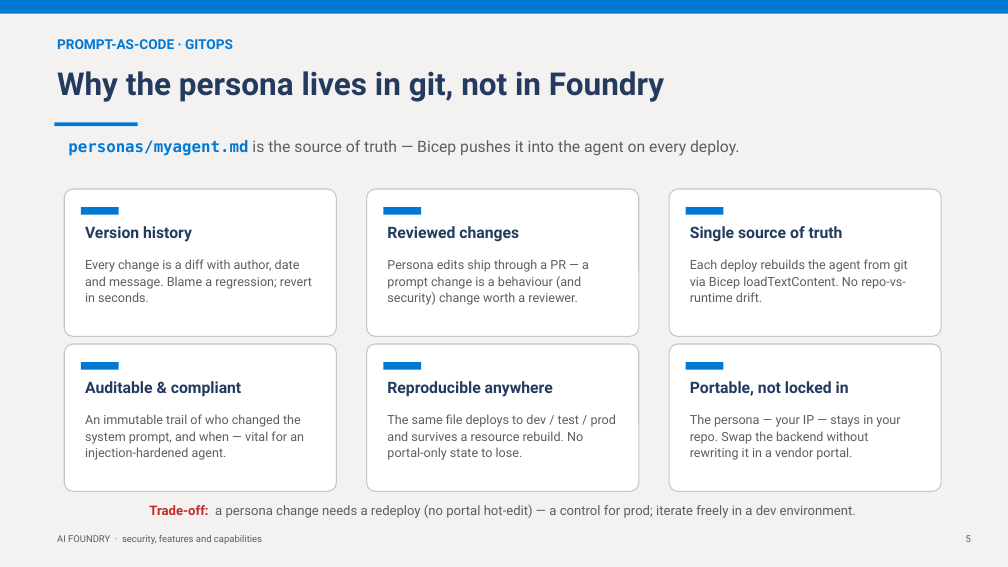
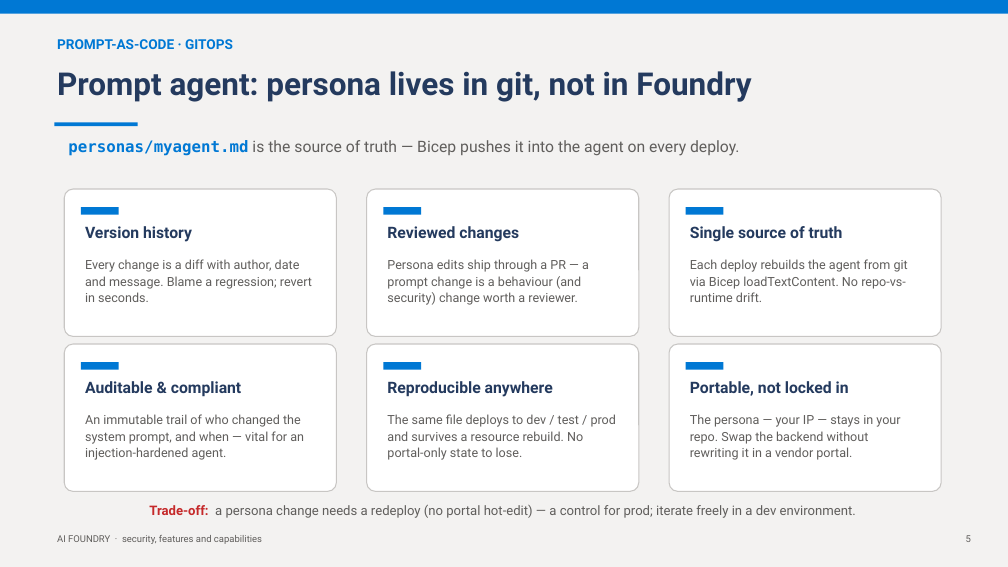
Before and after one commit to mchudinov/Gislefoss, a slide deck: slide 12 of docs/prompt-shields-vs-guardrails.pptx. Drawn at 1008x567 pixels with LibreOffice and Linux fonts; fonts in the diff are those of the drawing. Boxes give left, top, right and bottom in pixels: in the first picture for what was removed or moved away, otherwise in the second. Text is boxed around its words. In the diff, an @@ line names an element or a change of style, - is before the commit and + after.

Commit message:
Add agents diff.

```diff
--- a/docs/prompt-shields-vs-guardrails.pptx
+++ b/docs/prompt-shields-vs-guardrails.pptx
@@ text at bbox=[57, 71, 751, 102]: text changed @@
-Why the persona lives in git, not in Foundry
+Prompt agent: persona lives in git, not in Foundry
```
Also in this commit, not shown: 1 other slide changed, 3 slides added.
